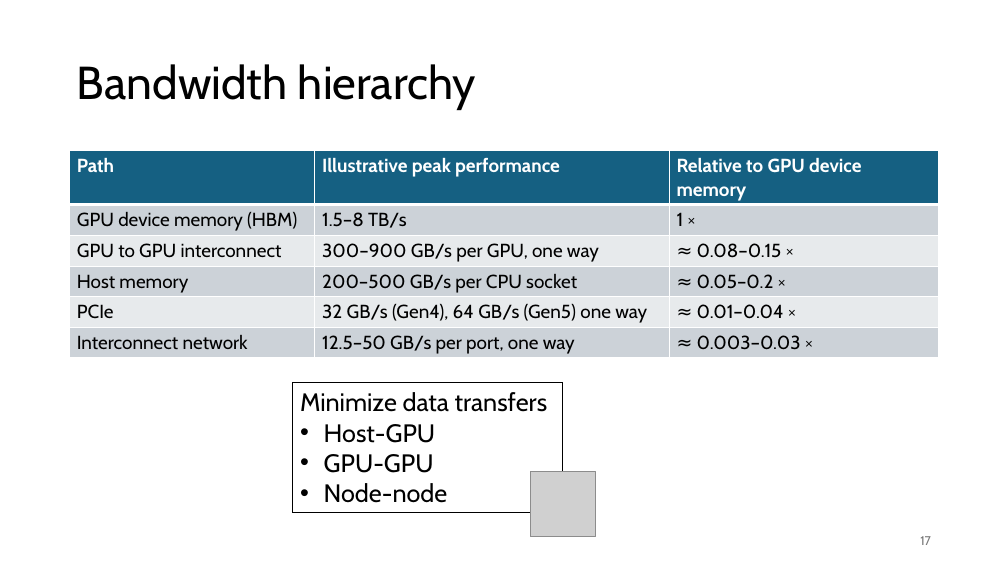
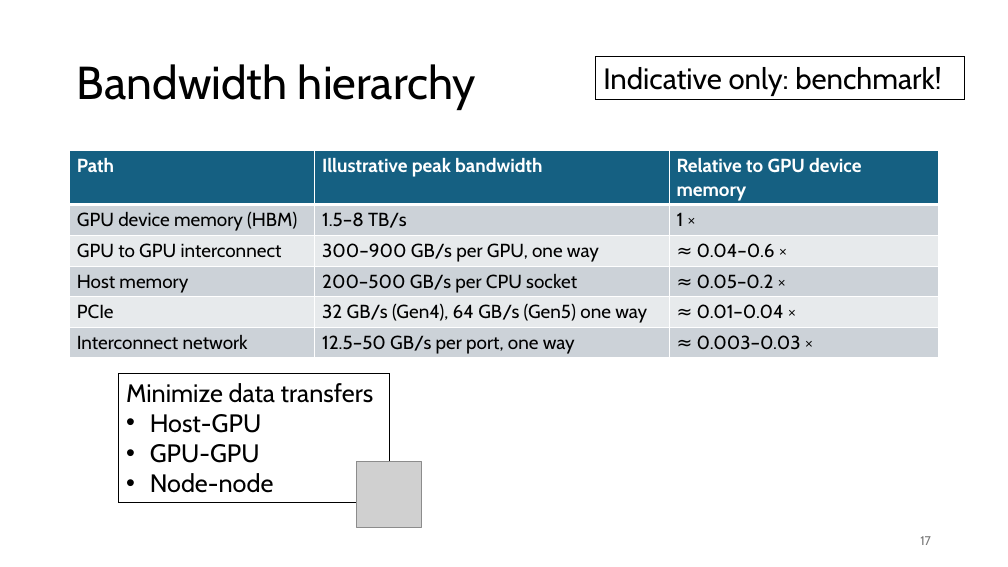
Before and after one commit to gjbex/GPU-programming, a slide deck: slide 17 of gpu_programming.pptx. Drawn at 1008x567 pixels with LibreOffice and Linux fonts; fonts in the diff are those of the drawing; grey boxes stand for pictures. Boxes give left, top, right and bottom in pixels: in the first picture for what was removed or moved away, otherwise in the second. Text is boxed around its words. In the diff, an @@ line names an element or a change of style, - is before the commit and + after.

```diff
--- a/gpu_programming.pptx
+++ b/gpu_programming.pptx
@@ rectangle added at <box>596,57,964,100</box>, outline #000000 0.75 pt, 28 pt, text #000000 @@
+Indicative only: benchmark!
@@ table at <box>70,151,939,358</box> @@
-row 1, column 2: Illustrative peak performance
+row 1, column 2: Illustrative peak bandwidth
-row 3, column 3: ≈ 0.08–0.15 ×
+row 3, column 3: ≈ 0.04–0.6 ×
@@ rectangle "Minimize data transfers": place and size @@
-rectangle "Minimize data transfers" at <box>293,383,563,513</box>
+rectangle "Minimize data transfers" at <box>119,374,389,504</box>
@@ picture: place and size @@
-picture at <box>530,471,596,537</box>
+picture at <box>356,462,422,528</box>
```
Also in this commit, not shown: 10 other slides changed, 5 slides added, 6 slides removed.
